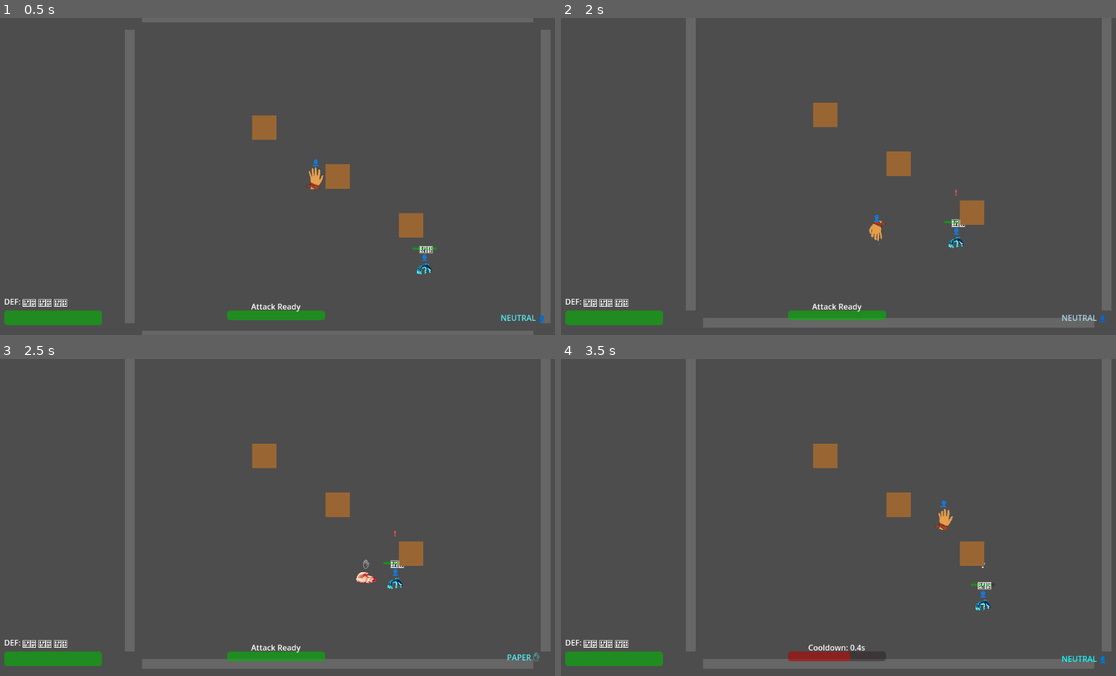
Above: before the commit, frames 1-4 (two rows, left to right).
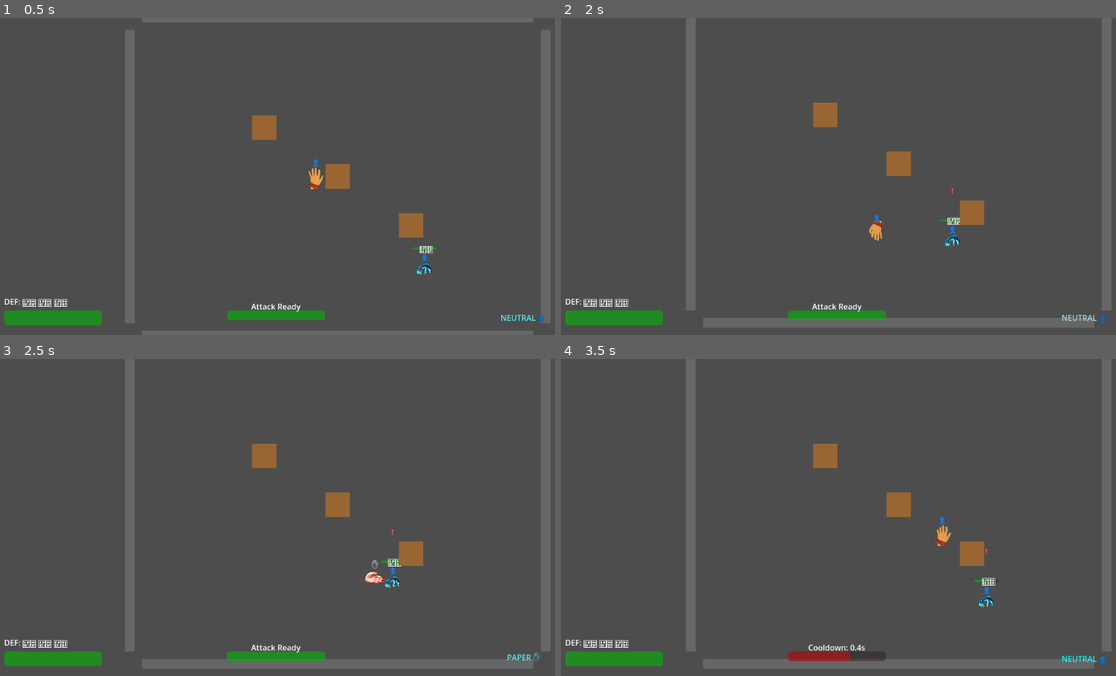
Above: after the commit, the same moments.

Repository: LouisZCode/rogue_hands_action_v1
Game: Godot game, scene res://scenes/main.tscn
Two runs of this game, one before a commit and one after it. Both use one fixed random seed, a clock stepped at 60 frames per second and the inputs below.
Inputs:
- Up to frame 1 (0.5 s): no input
- Up to frame 2 (2 s): hold Right (move_right) 0.53-1.28 s; tap Space (attack) at 0.6, 1.35 s; hold Down (move_down) from 1.28 s (still down)
- Up to frame 3 (2.5 s): release Down (move_down) at 2.03 s; hold Right (move_right) from 2.03 s (still down); hold S (gesture_paper) from 2.03 s (still down); tap Space (attack) at 2.3 s
- Up to frame 4 (3.5 s): release Right (move_right) at 2.78 s; release S (gesture_paper) at 2.78 s; hold Up (move_up) from 2.78 s (still down); tap A (gesture_rock) at 2.85 s; tap Space (attack) at 3.05 s

Frame 1 is identical in both runs. In frame 2, 0.2% of the frame differs, in the area x 68-73%, y 53-73%; in frame 3, 0.4%; in frame 4, 0.5%, in the area x 67-79%, y 44-80%.

Commit message:
sprite details fixed

Diff:
--- a/Scripts/Player.gd
+++ b/Scripts/Player.gd
@@ -5,6 +5,11 @@
 @export var speed: float = 200.0
 @export var dash_speed: float = 600.0
 @export var dash_duration: float = 0.3
+
+# Movement interpolation
+@export var acceleration: float = 800.0  # Units per second squared (4x speed for responsive feel)
+@export var deceleration: float = 1000.0  # Units per second squared (5x speed for quick stops)
+var current_speed: float = 0.0  # Current movement speed
 
 # Combat variables
 enum Stance { NEUTRAL, ROCK, PAPER, SCISSORS }
@@ -74,6 +79,13 @@
 # Audio management
 var audio_manager: AudioManager
 var is_walking_audio_playing: bool = false
+
+# Screen shake system
+var shake_duration: float = 0.0
+var shake_intensity: float = 0.0
+var shake_timer: float = 0.0
+var base_camera_position: Vector2
+@onready var camera: Camera2D = $Camera2D
 
 # Stance colors and symbols
 var stance_colors = {
@@ -108,11 +120,14 @@
 	rotation_tween.kill()  # Stop it initially
 	# Initialize audio manager
 	audio_manager = AudioManager.new()
+	# Initialize camera shake system
+	base_camera_position = camera.position
 
 func _physics_process(delta):
 	handle_movement(delta)
 	handle_input()
 	update_animation_state(delta)
+	update_screen_shake(delta)
 
 	# Update attack cooldown - only recover when in neutral stance
 	if attack_cooldown_timer > 0 and current_stance == Stance.NEUTRAL:
@@ -145,6 +160,7 @@
 	# No movement allowed when stunned
 	if is_stunned:
 		velocity = Vector2.ZERO
+		current_speed = 0.0  # Reset speed when stunned
 		move_and_slide()
 		return
 
@@ -176,12 +192,27 @@
 			# Normalize diagonal movement
 			if input_dir.length() > 0:
 				input_dir = input_dir.normalized()
-				velocity = input_dir * speed
+
+				# Smooth acceleration toward target speed
+				var target_speed = speed
+				current_speed = move_toward(current_speed, target_speed, acceleration * delta)
+				velocity = input_dir * current_speed
+			else:
+				# Smooth deceleration when no input
+				current_speed = move_toward(current_speed, 0.0, deceleration * delta)
+
+				# Preserve direction until fully stopped
+				if velocity.length() > 0 and current_speed > 0:
+					velocity = velocity.normalized() * current_speed
+				else:
+					velocity = Vector2.ZERO
+		else:
+			# Stop movement when in stance (with deceleration)
+			current_speed = move_toward(current_speed, 0.0, deceleration * delta)
+			if velocity.length() > 0 and current_speed > 0:
+				velocity = velocity.normalized() * current_speed
 			else:
 				velocity = Vector2.ZERO
-		else:
-			# Stop movement when in stance
-			velocity = Vector2.ZERO
 
 	move_and_slide()
 
@@ -239,6 +270,30 @@
 		difference += 360
 
 	return difference
+
+func start_screen_shake(intensity: float, duration: float):
+	# Start screen shake with given intensity and duration
+	shake_intensity = intensity
+	shake_duration = duration
+	shake_timer = duration
+
+func update_screen_shake(delta: float):
+	# Update screen shake effect
+	if shake_timer > 0:
+		shake_timer -= delta
+
+		# Calculate shake offset with decreasing intensity
+		var shake_strength = shake_intensity * (shake_timer / shake_duration)
+		var shake_offset = Vector2(
+			randf_range(-shake_strength, shake_strength),
+			randf_range(-shake_strength, shake_strength)
+		)
+
+		# Apply shake to camera
+		camera.position = base_camera_position + shake_offset
+	else:
+		# Return camera to base position when shake ends
+		camera.position = base_camera_position
 
 func get_current_input_direction() -> Vector2:
 	# Get current directional input (reused for dash attacks and stance rotation)
@@ -310,8 +365,12 @@
 
 func update_animation_state(delta):
 	# Handle animation transitions based on movement and state
-	if is_stunned or is_dashing:
-		return  # Don't change animations during special states
+	if is_stunned:
+		return  # Don't change animations during stunned state
+
+	# During dash, preserve current scale and animation
+	if is_dashing:
+		return  # Don't change animations or scale during dash
 
 	if current_stance == Stance.NEUTRAL:
 		var is_moving = velocity.length() > movement_threshold
@@ -345,19 +404,31 @@
 			# Breathing scale animation (expand/contract)
 			breathing_timer += delta * breathing_speed
 			var breathing_scale = 1.0 + sin(breathing_timer) * breathing_scale_amplitude
-			sprite.scale = base_scale * breathing_scale
+			# Only apply breathing scale if not dashing (preserve scale during dash)
+			if not is_dashing:
+				sprite.scale = base_scale * breathing_scale
 
 		"walking":
 			# Set base scale for walking frames (64x64)
 			base_scale = Vector2(0.75, 0.75)
 			sprite.position = base_position
-			sprite.scale = base_scale
+			# Only set scale if not dashing (preserve scale during dash)
+			if not is_dashing:
+				sprite.scale = base_scale
+				print("DEBUG: Set walking scale to 0.75")
+			else:
+				print("DEBUG: Skipped walking scale change during dash, keeping: ", sprite.scale)
 
 		"rock", "paper", "scissors":
 			# Set base scale for stance sprites (400x300)
 			base_scale = Vector2(0.12, 0.12)
 			sprite.position = base_position
-			sprite.scale = base_scale
+			# Only set scale if not dashing (preserve scale during dash)
+			if not is_dashing:
+				sprite.scale = base_scale
+				print("DEBUG: Set stance scale to 0.12")
+			else:
+				print("DEBUG: Skipped stance scale change during dash, keeping: ", sprite.scale)
 
 			# Handle dynamic stance rotation based on input direction
 			var input_direction = get_current_input_direction()
@@ -399,6 +470,7 @@
 
 func perform_dash_attack(direction: Vector2):
 	# Start the dash
+	print("DEBUG: Starting dash, current scale: ", sprite.scale, " animation_state: ", current_animation_state)
 	is_dashing = true
 	dash_direction = direction
 	dash_timer = dash_duration
@@ -409,14 +481,11 @@
 	# Clear the list of enemies hit this dash
 	enemies_hit_this_dash.clear()
 
-	# Visual feedback for dash attack
-	var dash_color = stance_colors[current_stance].lerp(Color.WHITE, 0.5)
-	sprite.modulate = dash_color
-
-	# Reset color after dash and auto-return to neutral
+	# No visual color change during dash - keep sprite color clean
+
+	# Auto-return to neutral after dash
 	var tween = create_tween()
 	tween.tween_interval(dash_duration)
-	tween.tween_property(sprite, "modulate", Color.WHITE, 0.1)
 	tween.tween_callback(func():
 		current_stance = Stance.NEUTRAL
 		update_stance_visual()
@@ -436,6 +505,8 @@
 			body.take_damage_from_player(current_stance, global_position, is_mutual_attack)
 			# Add enemy to the list of already hit enemies
 			enemies_hit_this_dash.append(body)
+			# Light screen shake for successful hit
+			start_screen_shake(8.0, 0.15)
 
 func take_damage(amount: int):
 	# Don't take damage if immune
@@ -450,7 +521,11 @@
 	current_health = max(0, current_health - final_damage)
 	health_changed.emit(current_health)
 
-	# Removed hit particles for cleaner gameplay
+	# Screen shake on damage taken
+	if current_stance == Stance.NEUTRAL:
+		start_screen_shake(5.0, 0.2)  # Light shake for reduced damage
+	else:
+		start_screen_shake(15.0, 0.4)  # Medium shake for normal damage
 
 	# Start immunity frames
 	is_immune = true
@@ -502,6 +577,10 @@
 	# Always change to neutral stance when stunned
 	change_stance(Stance.NEUTRAL)
 
+	# Ensure proper neutral scale during stun (fixes tiny sprite bug)
+	sprite.scale = Vector2(0.75, 0.75)
+	current_animation_state = "idle"
+
 	# Visual feedback for stun
 	var tween = create_tween()
 	tween.tween_property(sprite, "modulate", Color.PURPLE, 0.2)
--- a/scenes/Enemy.tscn
+++ b/scenes/Enemy.tscn
@@ -1,36 +1,36 @@
-[gd_scene load_steps=8 format=3 uid="uid://d1e8j4xvn7m2p"]
+[gd_scene load_steps=5 format=3 uid="uid://d1e8j4xvn7m2p"]
 
-[ext_resource type="Script" path="res://Scripts/Enemy.gd" id="1_enemy_script"]
-[ext_resource type="Texture2D" uid="uid://blfmvygdyebxq" path="res://assets/test_sprites/idle_enemy.png" id="2_idle_sprite"]
-[ext_resource type="Texture2D" uid="uid://cdcq3kkb6jbx7" path="res://assets/test_sprites/rock_enemy.png" id="3_rock_sprite"]
-[ext_resource type="Texture2D" uid="uid://bt4g4vfdqtbp5" path="res://assets/test_sprites/paper_enemy.png" id="4_paper_sprite"]
-[ext_resource type="Texture2D" uid="uid://dqhqrw4a4c15q" path="res://assets/test_sprites/scissor_enemy.png" id="5_scissor_sprite"]
+[ext_resource type="Script" uid="uid://djl7o4er2fb6w" path="res://Scripts/Enemy.gd" id="1_enemy_script"]
+[ext_resource type="Texture2D" uid="uid://bvb645moajooq" path="res://assets/test_sprites/idle_enemy.png" id="2_idle_sprite"]
 
 [sub_resource type="RectangleShape2D" id="RectangleShape2D_1"]
-size = Vector2(35, 35)
+size = Vector2(26, 21)
 
 [sub_resource type="CircleShape2D" id="CircleShape2D_1"]
-radius = 50.0
+radius = 45.6861
 
 [node name="Enemy" type="CharacterBody2D"]
 script = ExtResource("1_enemy_script")
 
 [node name="Sprite" type="Sprite2D" parent="."]
+scale = Vector2(0.105, 0.105)
 texture = ExtResource("2_idle_sprite")
-scale = Vector2(0.105, 0.105)
 
 [node name="CollisionShape2D" type="CollisionShape2D" parent="."]
+position = Vector2(0, -0.5)
 shape = SubResource("RectangleShape2D_1")
 
 [node name="DetectionArea" type="Area2D" parent="."]
 
 [node name="DetectionCollision" type="CollisionShape2D" parent="DetectionArea"]
+position = Vector2(1, 0)
+scale = Vector2(3, 3)
 shape = SubResource("CircleShape2D_1")
-scale = Vector2(3, 3)
 
 [node name="AttackArea" type="Area2D" parent="."]
 
 [node name="AttackCollision" type="CollisionShape2D" parent="AttackArea"]
+scale = Vector2(0.5, 0.5)
 shape = SubResource("CircleShape2D_1")
 
 [node name="StanceLabel" type="Label" parent="."]
@@ -75,6 +75,7 @@
 vertical_alignment = 1
 
 [node name="StunIndicator" type="Label" parent="."]
+visible = false
 anchors_preset = 8
 anchor_left = 0.5
 anchor_top = 0.5
@@ -102,9 +103,10 @@
 text = "❓"
 horizontal_alignment = 1
 vertical_alignment = 1
-visible = false
 
 [node name="AlertIndicator" type="Label" parent="."]
+visible = false
+modulate = Color(1, 0.3, 0.3, 1)
 anchors_preset = 8
 anchor_left = 0.5
 anchor_top = 0.5
@@ -114,8 +116,6 @@
 offset_top = -115.0
 offset_right = 15.0
 offset_bottom = -95.0
-modulate = Color(1, 0.3, 0.3, 1)
 text = "❗"
 horizontal_alignment = 1
 vertical_alignment = 1
-visible = false
Not shown: 1 places in scenes/Enemy.tscn that only renumber resources
Not shown, added: IDEAS.md
